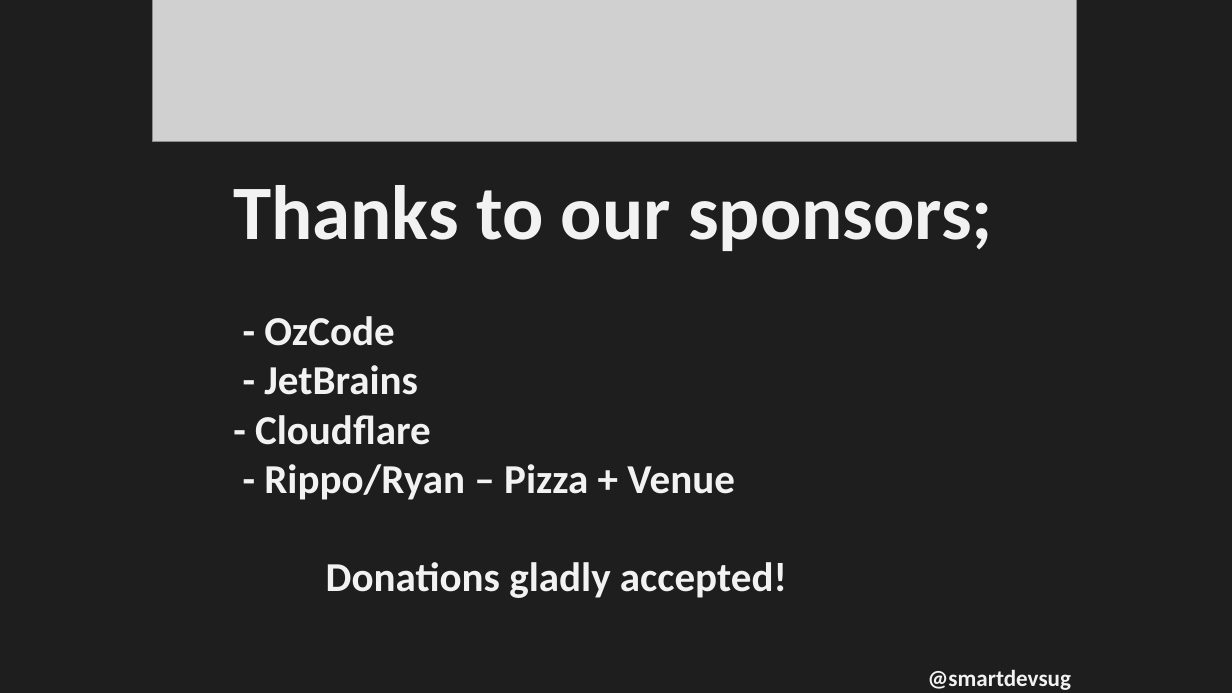
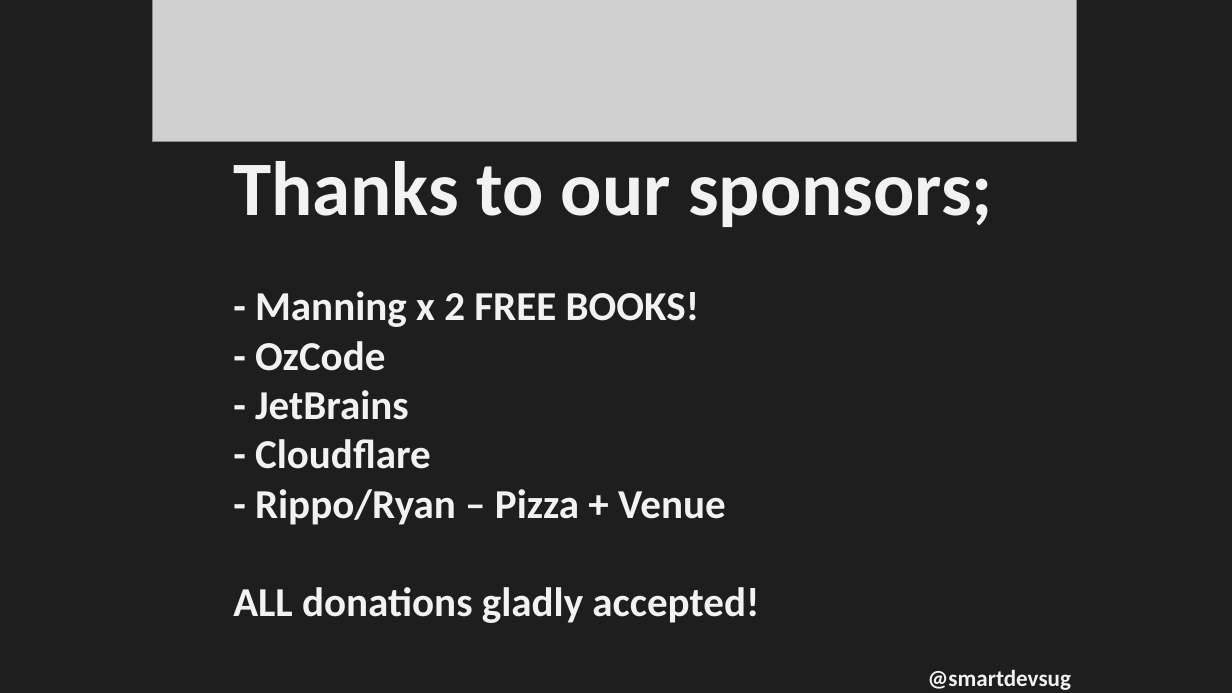
Before and after one commit to rippo/smartdevs, a slide deck: slide 4 of WelcomePresentation-SmartDevs.pptx. Drawn at 1232x693 pixels with LibreOffice and Linux fonts; fonts in the diff are those of the drawing; grey boxes stand for pictures. Boxes give left, top, right and bottom in pixels: in the first picture for what was removed or moved away, otherwise in the second. Text is boxed around its words. In the diff, an @@ line names an element or a change of style, - is before the commit and + after.

Commit message:
Mar 2018 presentation

```diff
--- a/WelcomePresentation-SmartDevs.pptx
+++ b/WelcomePresentation-SmartDevs.pptx
@@ text at (255,291,700,327): paragraph added @@
+- Manning x 2 FREE BOOKS!
@@ text at (233,587,759,623): text changed @@
-Donations gladly accepted!
+ALL donations gladly accepted!
```
Also in this commit, not shown: 2 other slides changed.
